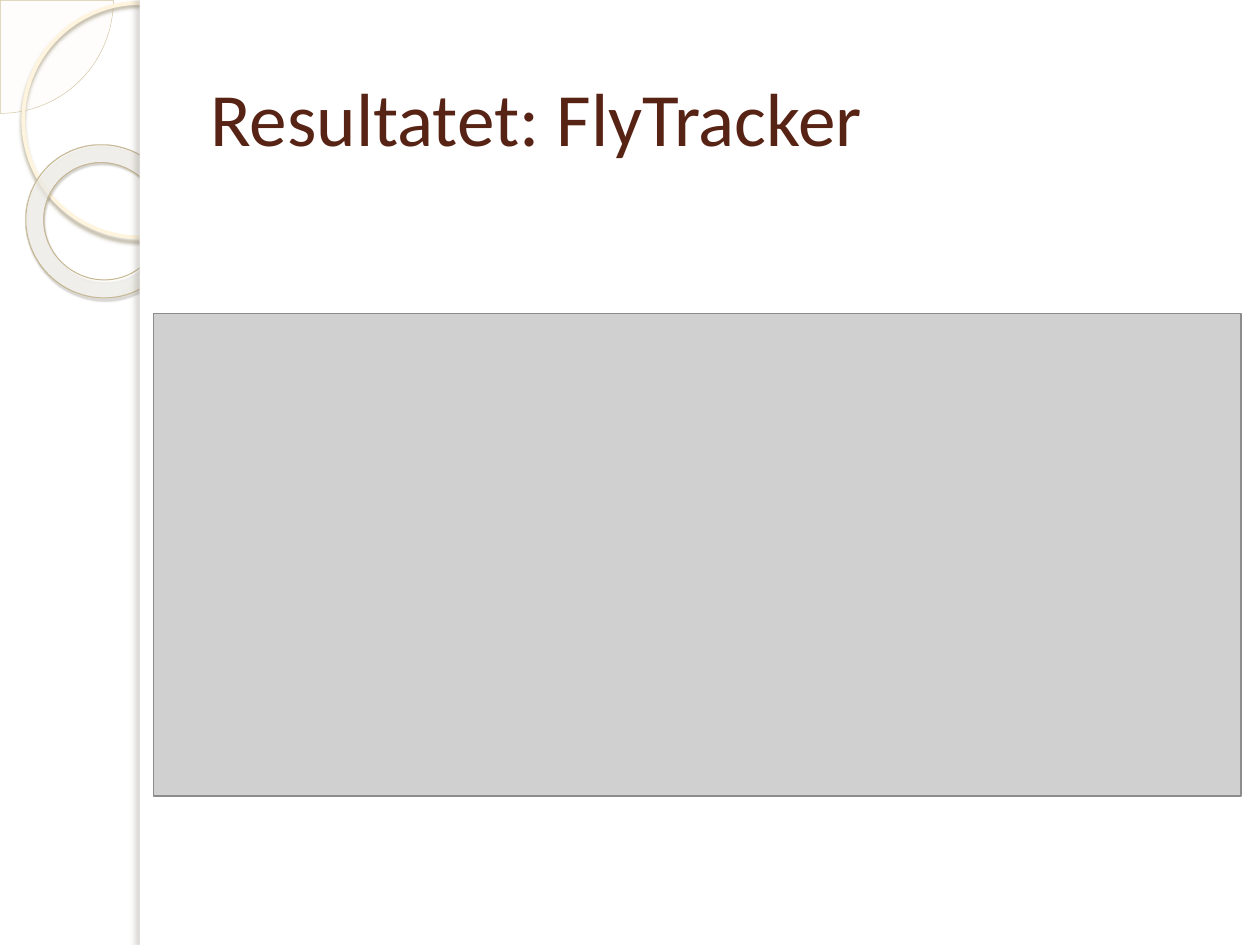
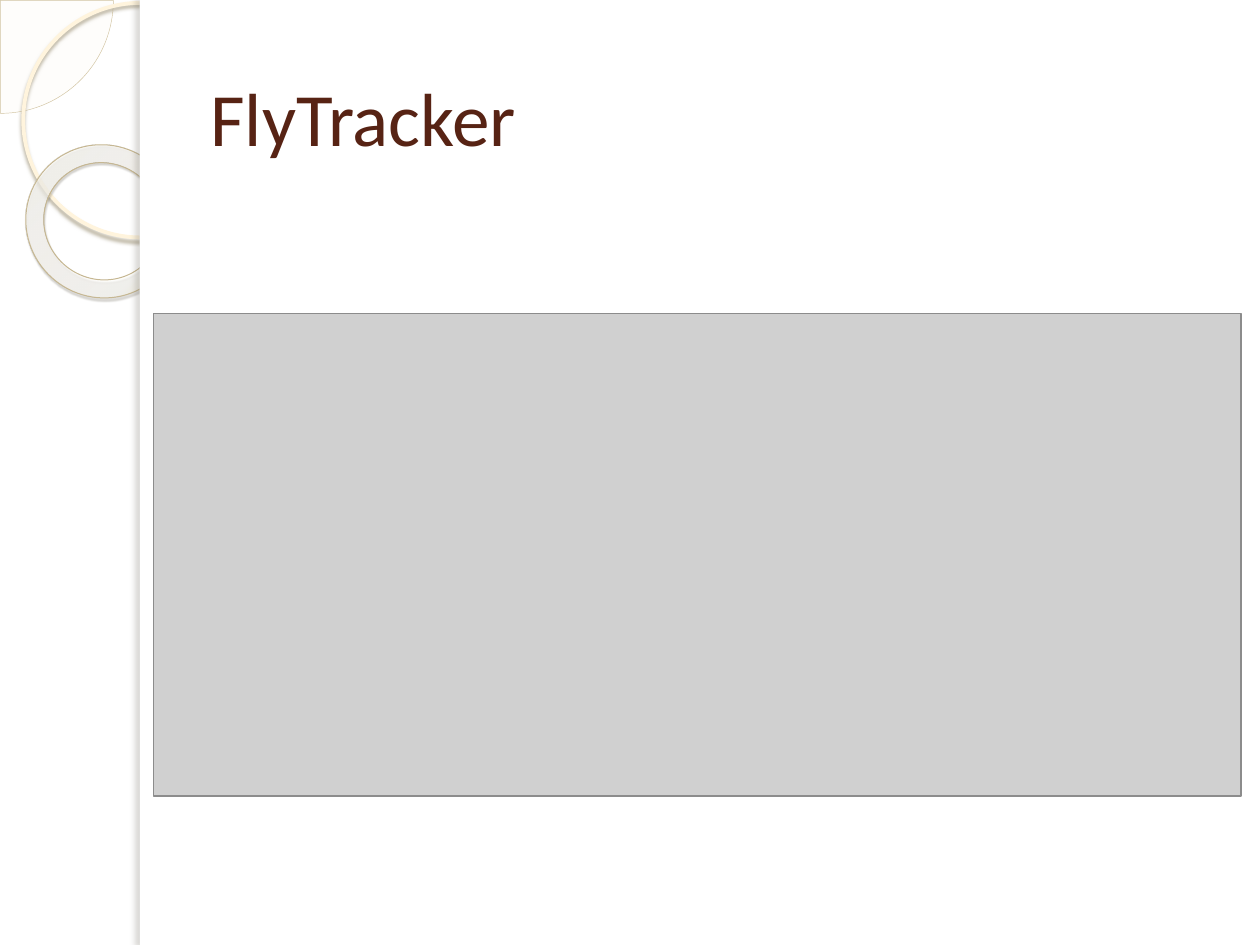
Before and after one commit to jakelamotta/master_thesis, a slide deck: slide 15 of presentations/presentation_swe.pptx. Drawn at 1260x945 pixels with LibreOffice and Linux fonts; fonts in the diff are those of the drawing; grey boxes stand for pictures; background and template pictures are left out. Boxes give left, top, right and bottom in pixels: in the first picture for what was removed or moved away, otherwise in the second. Text is boxed around its words. In the diff, an @@ line names an element or a change of style, - is before the commit and + after.

```diff
--- a/presentations/presentation_swe.pptx
+++ b/presentations/presentation_swe.pptx
@@ title at bbox=[210, 93, 516, 158]: text changed @@
-Resultatet: FlyTracker
+FlyTracker
```
Also in this commit, not shown: 5 other slides changed.
